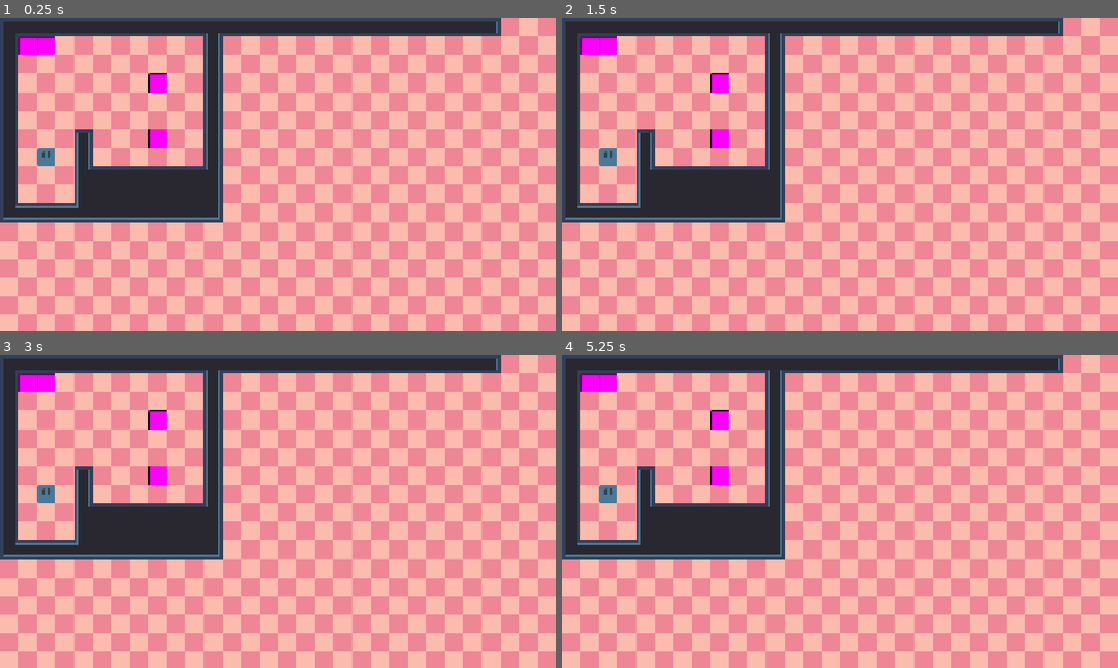
Above: before the commit, frames 1-4 (two rows, left to right).
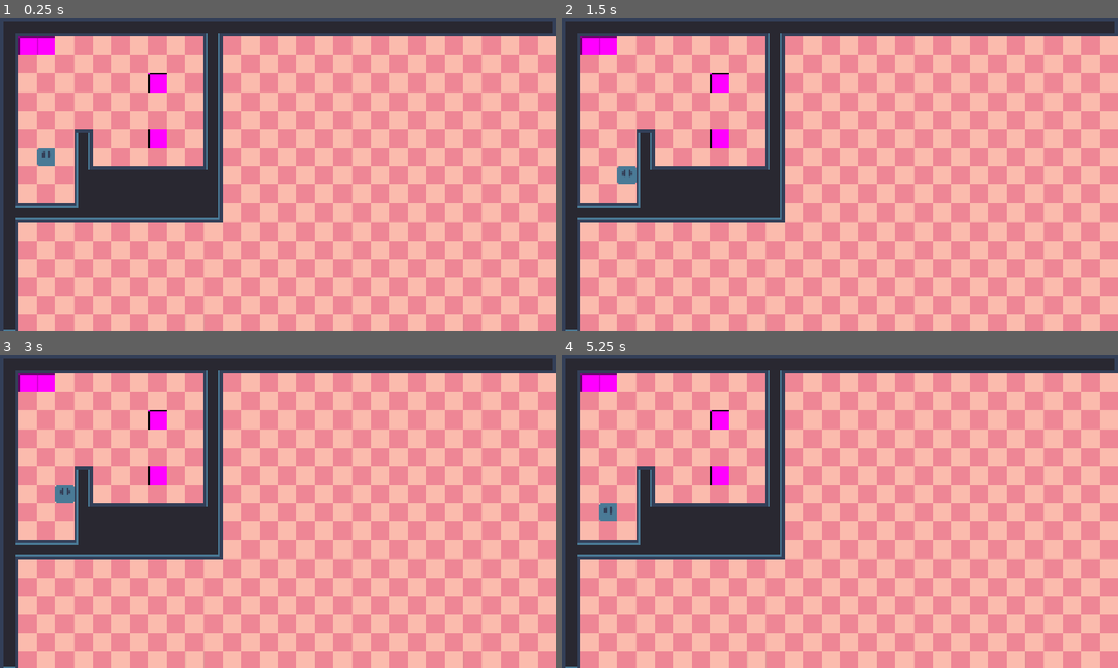
Above: after the commit, the same moments.

Repository: Trecet-13/Simple-Puzzle-2D-like-Sokoban
Game: Godot game, scene res://scenes/main/main.tscn
Two runs of this game, one before a commit and one after it. Both use one fixed random seed, a clock stepped at 60 frames per second and the inputs below. The project has no main scene, so this scene is started directly.
Inputs:
- Up to frame 1 (0.25 s): no input
- Up to frame 2 (1.5 s): tap Enter at 0.5 s; hold Right (ui_right) 0.53-1.28 s; tap Space at 1.25 s; hold Down (ui_down) from 1.28 s (still down)
- Up to frame 3 (3 s): tap Enter at 2 s; release Down (ui_down) at 2.03 s; hold Right (ui_right) 2.03-2.78 s; tap Space at 2.75 s; hold Up (ui_up) from 2.78 s (still down)
- Up to frame 4 (5.25 s): tap Enter at 3.5 s; release Up (ui_up) at 3.53 s; hold Left (ui_left) 3.53-5.03 s; tap Space at 4.25 s; hold Down (ui_down) from 5.03 s (still down)

The runs differ from the first frame. In frame 1, 1.8% of the frame differs, in the area x 0-100%, y 0-100%; in frame 2, 2.2%; in frame 3, 2.2%; in frame 4, 2.1%.

Commit message:
sin comentarios

Diff:
--- a/game/levels/level_0.csv
+++ b/game/levels/level_0.csv
@@ -1,11 +1,17 @@
-w,w,w,w,w,w,w,w,w,w,w,w,w,w,w,w,w,w,w,w,w,w,w,w,w,w,w
-w,t,t,,,,,,,,,w,,,,,,,,,,,,,,,
-w,,,,,,,,,,,w,,,,,,,,,,,,,,,
-w,,,,,,,,b,,,w,,,,,,,,,,,,,,,
-w,,,,,,,,,,,w,,,,,,,,,,,,,,,
-w,,,,,,,,,,,w,,,,,,,,,,,,,,,
-w,,,,w,,,,b,,,w,,,,,,,,,,,,,,,
-w,,p,,w,,,,,,,w,,,,,,,,,,,,,,,
-w,,,,w,w,w,w,w,w,w,w,,,,,,,,,,,,,,,
-w,,,,w,w,w,w,w,w,w,w,,,,,,,,,,,,,,,
-w,w,w,w,w,w,w,w,w,w,w,w,,,,,,,,,,,,,,,
+w,w,w,w,w,w,w,w,w,w,w,w,w,w,w,w,w,w,w,w,w,w,w,w,w,w,w,w,w,w
+w,t,t,,,,,,,,,w,,,,,,,,,,,,,,,,,,
+w,,,,,,,,,,,w,,,,,,,,,,,,,,,,,,
+w,,,,,,,,b,,,w,,,,,,,,,,,,,,,,,,
+w,,,,,,,,,,,w,,,,,,,,,,,,,,,,,,
+w,,,,,,,,,,,w,,,,,,,,,,,,,,,,,,
+w,,,,w,,,,b,,,w,,,,,,,,,,,,,,,,,,
+w,,p,,w,,,,,,,w,,,,,,,,,,,,,,,,,,
+w,,,,w,w,w,w,w,w,w,w,,,,,,,,,,,,,,,,,,
+w,,,,w,w,w,w,w,w,w,w,,,,,,,,,,,,,,,,,,
+w,w,w,w,w,w,w,w,w,w,w,w,,,,,,,,,,,,,,,,,,
+w,,,,,,,,,,,,,,,,,,,,,,,,,,,,,
+w,,,,,,,,,,,,,,,,,,,,,,,,,,,,,
+w,,,,,,,,,,,,,,,,,,,,,,,,,,,,,
+w,,,,,,,,,,,,,,,,,,,,,,,,,,,,,
+w,,,,,,,,,,,,,,,,,,,,,,,,,,,,,
+w,,,,,,,,,,,,,,,,,,,,,,,,,,,,,
--- a/game/levels/level_1.csv
+++ /dev/null
@@ -1,11 +0,0 @@
-w,w,w,w,w,w,w,w,w,w,w,w
-w,,,,,,,,w,,,w
-w,,,,,,,,w,,,w
-w,,b,,,,,,w,,,w
-w,,,,,,,,w,t,,w
-w,,,,,p,,,,,,w
-w,,,,,,,,,,,w
-w,,,,,,,b,w,t,,w
-w,,,,,,,,w,,,w
-w,,,,,,,,w,,,w
-w,w,w,w,w,w,w,w,w,w,w,w
--- a/game/scenes/grid_manager/grid_manager.gd
+++ b/game/scenes/grid_manager/grid_manager.gd
@@ -1,6 +1,7 @@
 class_name GridManager extends Node
 
-## REFERENCIAS
+## SEÑALES
+signal player_cell_changed
 
 ## PROPIEDADES
 var wall_cells : Array[Vector2i] = []
@@ -14,11 +15,13 @@
 ## ACCIONES
 
 ## MÉTODOS
-func get_elements(walls: Array[Vector2i], boxes: Array[Vector2i], targets: Array[Vector2i], player_position : Vector2i) -> void:
+func get_elements(walls: Array[Vector2i], boxes: Array[Vector2i], targets: Array[Vector2i], player_position : Vector2i, grid: Vector2i) -> void:
 	wall_cells = walls
 	box_cells = boxes
 	target_cells = targets
 	player_cell = player_position
+	height = grid.y
+	width = grid.x
 
 func is_inside_grid(cell: Vector2i) -> bool: # comprueba que la posición dada este dentro de los límites
 	return cell.x >= 0 and cell.x < width and cell.y >= 0 and cell.x < height
@@ -28,3 +31,9 @@
 		return false
 
 	return true
+
+func try_move_player(cell : Vector2i) -> void:
+	var try_position : Vector2i = player_cell + cell
+	if is_inside_grid(try_position) and is_walkable(try_position):
+		player_cell = try_position
+		player_cell_changed.emit(player_cell)
--- a/game/scenes/level/level.gd
+++ b/game/scenes/level/level.gd
@@ -17,17 +17,20 @@
 ## METODOS
 func instantiate_level(walls: Array[Vector2i], boxes: Array[Vector2i], targets: Array[Vector2i], initial_player_cell : Vector2i) -> void: # instancia todos los elementos del nivel
 	_init_walls(walls)
+	_init_targets(targets)
+	_init_boxes(boxes)
 	_init_player(initial_player_cell)
-	_init_boxes(boxes)
-	_init_targets(targets)
 
 func _init_walls(walls: Array[Vector2i]) -> void:
 	tile_set.set_cells_terrain_connect(walls, 0, 0)
 
 func _init_player(initial_player_position : Vector2i) -> void:
-	var player = SCENE_PLAYER.instantiate()
+	var player : Player = SCENE_PLAYER.instantiate()
 	entities_container.add_child(player)
 	player.position = GlobalUtils.grid_to_world(initial_player_position)
+
+	player.request_move.connect(grid_manager.try_move_player)
+	grid_manager.player_cell_changed.connect(player.update_position)
 
 func _init_boxes(boxes: Array[Vector2i]) -> void:
 	for cell in boxes:
--- a/game/scenes/level_manager/level_manager.gd
+++ b/game/scenes/level_manager/level_manager.gd
@@ -19,6 +19,7 @@
 	var targets: Array[Vector2i] = []
 	var player: Vector2i
 
+	var grid_x : int = 0
 	var y := 0
 
 	while file.get_position() < file.get_length():
@@ -27,6 +28,7 @@
 		if row.is_empty():
 			continue
 
+		grid_x = row.size()
 		for x in row.size():
 			var value := row[x].strip_edges()
 			var pos : Vector2i = Vector2i(x, y)
@@ -44,13 +46,13 @@
 		y += 1
 
 	file.close()
-	return { "walls": walls, "boxes": boxes, "targets": targets, "player": player }
+	return { "walls": walls, "boxes": boxes, "targets": targets, "player": player, "grid": Vector2i(grid_x, y)}
 
 func load_level() -> void:
 	var path : String = _get_path()
 	var elements : Dictionary = load_level_from_csv(path)
 	var level : Level = SCENE_LEVEL.instantiate()
-	level.grid_manager.get_elements(elements["walls"], elements["boxes"], elements["targets"], elements["player"])
+	level.grid_manager.get_elements(elements["walls"], elements["boxes"], elements["targets"], elements["player"], elements["grid"])
 	level_container.add_child(level)
 
 
--- /dev/null
+++ b/game/scenes/player/player.gd
@@ -0,0 +1,22 @@
+class_name Player extends Node2D
+
+## SEÑALES
+signal request_move
+
+## ACCIONES
+func _input(event: InputEvent) -> void:
+	movement(event)
+
+## METODOS
+func movement(event : InputEvent) -> void:
+	if event.is_action_pressed("ui_up"):
+		request_move.emit(Vector2i.UP)
+	elif event.is_action_pressed("ui_right"):
+		request_move.emit(Vector2i.RIGHT)
+	elif event.is_action_pressed("ui_down"):
+		request_move.emit(Vector2i.DOWN)
+	elif event.is_action_pressed("ui_left"):
+		request_move.emit(Vector2i.LEFT)
+
+func update_position(cell: Vector2i) -> void:
+	position = GlobalUtils.grid_to_world(cell)
--- a/game/scenes/player/player.tscn
+++ b/game/scenes/player/player.tscn
@@ -1,8 +1,10 @@
 [gd_scene format=3 uid="uid://d32k4ktq6nv50"]
 
 [ext_resource type="Texture2D" uid="uid://bjfvh1i5ycb6i" path="res://assets/sprites/Player.png" id="1_8afob"]
+[ext_resource type="Script" uid="uid://lbwamie6nhrk" path="res://scenes/player/player.gd" id="1_dovo2"]
 
 [node name="Player" type="Node2D" unique_id=1679594388]
+script = ExtResource("1_dovo2")
 
 [node name="Sprite2D" type="Sprite2D" parent="." unique_id=777847774]
 texture = ExtResource("1_8afob")
Not shown, changed: game/levels/level_0.csv.import
Not shown, removed: game/levels/level_1.csv.import
Not shown, added: game/scenes/player/player.gd.uid
